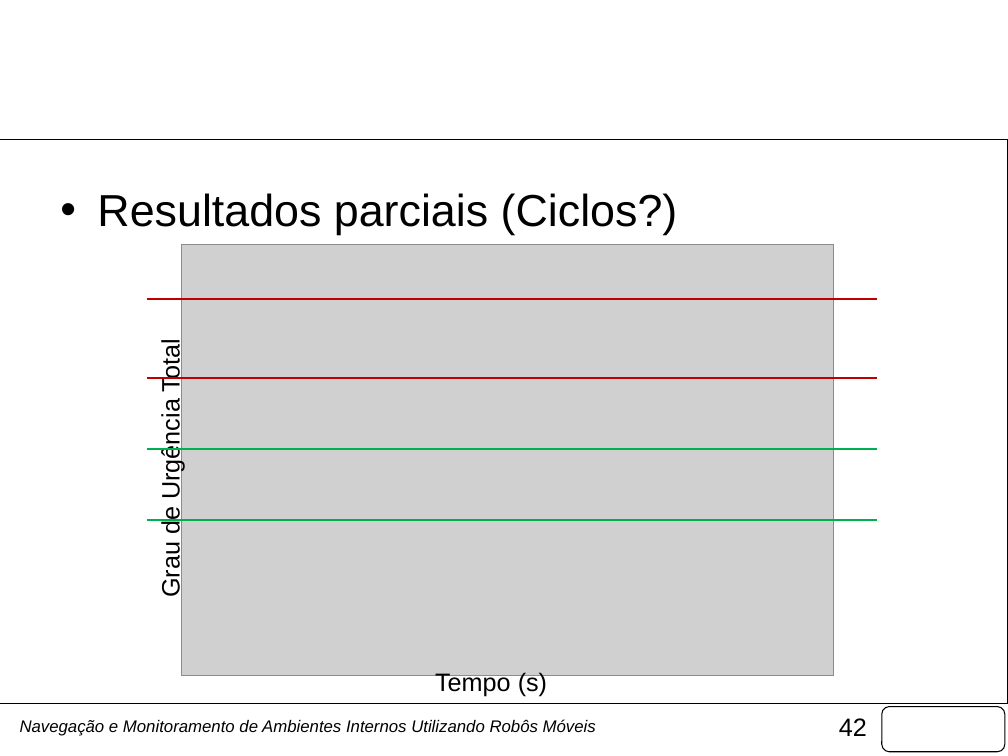
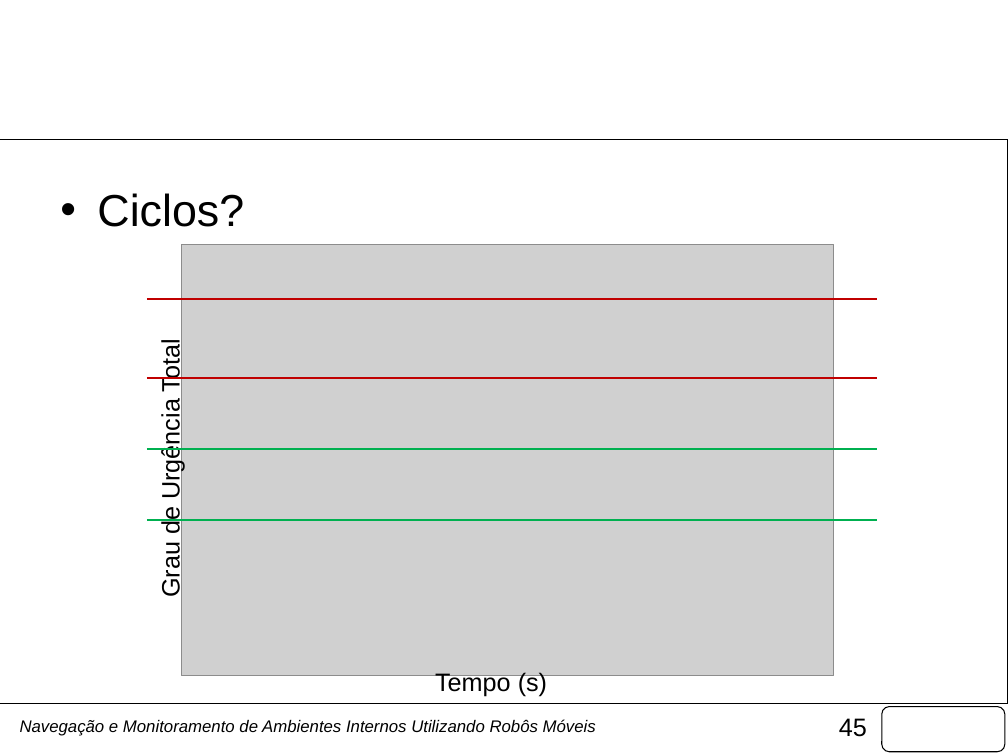
Before and after one commit to fongoses/robo2, a slide deck: slide 45 of documentos/Apresentação Março.pptx (slide 42 before the commit). Drawn at 1008x756 pixels with LibreOffice and Linux fonts; fonts in the diff are those of the drawing; grey boxes stand for pictures; background and template pictures are left out. Boxes give left, top, right and bottom in pixels: in the first picture for what was removed or moved away, otherwise in the second. Text is boxed around its words. In the diff, an @@ line names an element or a change of style, - is before the commit and + after.

```diff
--- a/documentos/Apresentação Março.pptx
+++ b/documentos/Apresentação Março.pptx
@@ text at (97, 193, 244, 227): text changed @@
-• Resultados parciais (Ciclos?)
+• Ciclos?
@@ page number at (839, 718, 867, 737): text changed @@
-42
+45
```
Also in this commit, not shown: 35 other slides changed, 5 slides added, 1 other file.
